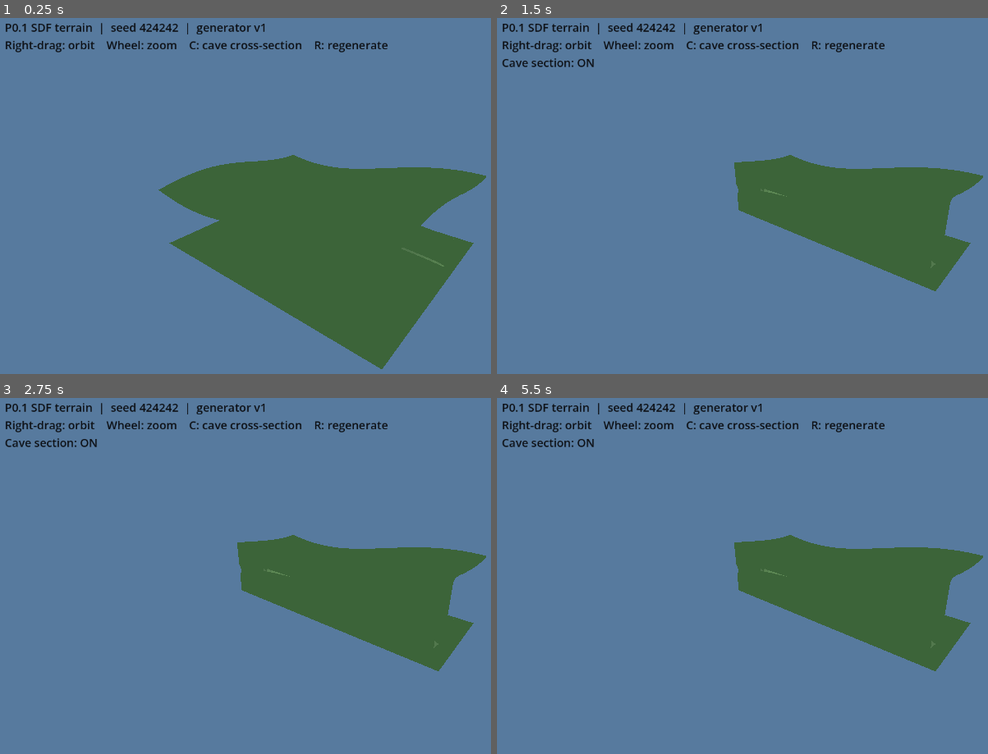
Above: before the commit, frames 1-4 (two rows, left to right).
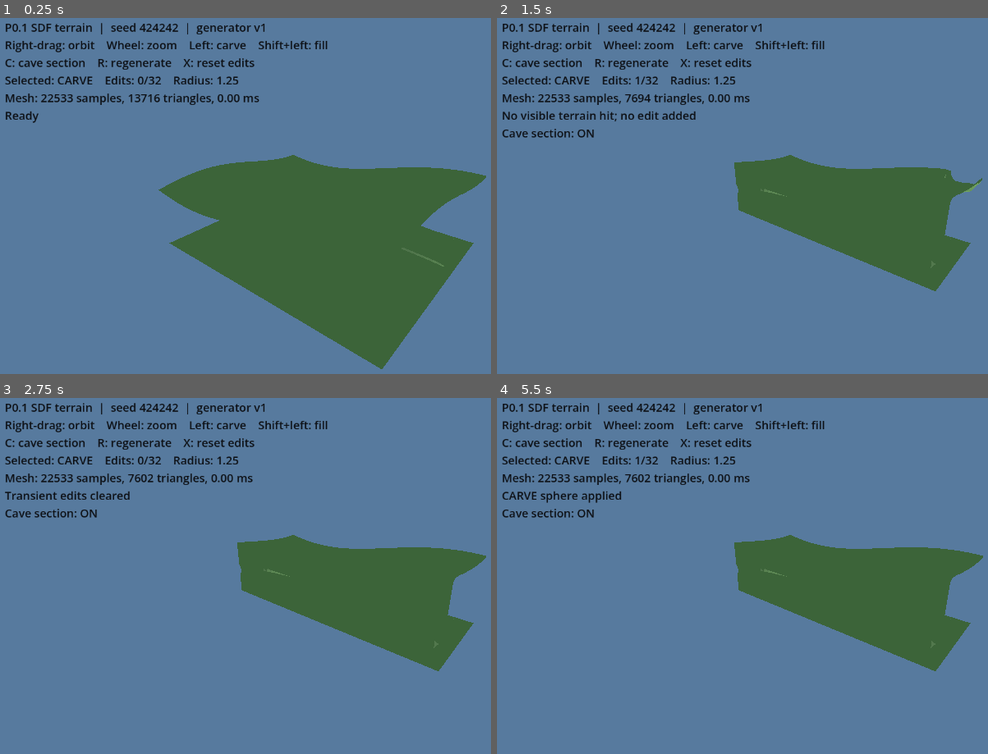
Above: after the commit, the same moments.

Repository: publiomcko-cloud/procedural-sandbox-simulation
Game: Godot game, scene res://scenes/terrain_demo.tscn
Same seed, same stepped clock (60 frames per second), same inputs: the game is played once before the commit and once after it.
Inputs (mouse positions are in pixels of both pictures, inside the frame that each line leads up to):
- Up to frame 1 (0.25 s): no input
- Up to frame 2 (1.5 s): tap Enter at 0.5 s; move the mouse to (963, 174) at 0.52 s; tap X at 0.6 s; click (963, 174) at 0.67 s; tap C at 0.8 s; tap Space at 1.25 s; drag from (688, 210) to (786, 267) at 1.27 s
- Up to frame 3 (2.75 s): tap Enter at 2 s; move the mouse to (387, 490) at 2.02 s; tap R at 2.1 s; click (387, 490) at 2.17 s; tap X at 2.3 s
- Up to frame 4 (5.5 s): tap Space at 2.75, 4.25 s; drag from (786, 647) to (619, 519) at 2.77 s; tap Enter at 3.5 s; move the mouse to (outside the picture) at 3.52 s; tap C at 3.6, 5.3 s; click (outside the picture) at 3.67 s; tap R at 3.8 s; drag from (619, 519) to (717, 479) at 4.27 s; move the mouse to (850, 572) at 5.02 s; tap X at 5.1 s; click (850, 572) at 5.17 s

The runs differ from the first frame. In frame 1, 2.1% of the frame differs, in the area x 1-79%, y 6-30%; in frame 2, 2.9%, in the area x 1-99%, y 6-50%; in frame 3, 2.5%; in frame 4, 2.5%.

Commit message:
Add interactive bounded SDF terrain brushes

Diff:
--- a/game/scenes/terrain_demo.tscn
+++ b/game/scenes/terrain_demo.tscn
@@ -40,6 +40,6 @@
 offset_left = 20.0
 offset_top = 18.0
 offset_right = 740.0
-offset_bottom = 92.0
+offset_bottom = 178.0
 theme_override_colors/font_color = Color(0.05, 0.06, 0.08, 1)
 theme_override_font_sizes/font_size = 20
--- a/game/scripts/terrain/marching_tetrahedra.gd
+++ b/game/scripts/terrain/marching_tetrahedra.gd
@@ -3,6 +3,7 @@
 
 ## Bounded single-region isosurface extraction. All sampled values are pure SDF data.
 const FIELD := preload("res://scripts/terrain/sdf_world.gd")
+const BRUSH_STATE_SCRIPT := preload("res://scripts/terrain/sdf_brush_edit_state.gd")
 const MIN_BOUND := Vector3(-1.0, -2.0, -1.0)
 const MAX_BOUND := Vector3(17.0, 8.0, 13.0)
 const STEP := 0.5
@@ -16,7 +17,12 @@
 ]
 
 
-static func build_mesh(seed: int, region_key: Vector2i, show_cave_section: bool = false) -> Dictionary:
+static func build_mesh(
+	seed: int,
+	region_key: Vector2i,
+	show_cave_section: bool = false,
+	brush_state: RefCounted = null
+) -> Dictionary:
 	var nx := int(round((MAX_BOUND.x - MIN_BOUND.x) / STEP)) + 1
 	var ny := int(round((MAX_BOUND.y - MIN_BOUND.y) / STEP)) + 1
 	var nz := int(round((MAX_BOUND.z - MIN_BOUND.z) / STEP)) + 1
@@ -26,7 +32,12 @@
 		for z in range(nz):
 			for x in range(nx):
 				var p := MIN_BOUND + Vector3(x, y, z) * STEP
-				values[_index(x, y, z, nx, nz)] = FIELD.sample_density(seed, region_key, p, show_cave_section)
+				var density: float
+				if brush_state is BRUSH_STATE_SCRIPT:
+					density = brush_state.sample_density(seed, region_key, p, show_cave_section)
+				else:
+					density = FIELD.sample_density(seed, region_key, p, show_cave_section)
+				values[_index(x, y, z, nx, nz)] = density
 
 	var positions := PackedVector3Array()
 	var normals := PackedVector3Array()
@@ -58,6 +69,12 @@
 		"triangle_count": triangle_count,
 		"sample_count": values.size(),
 	}
+
+
+static func contains_mesh_point(point: Vector3) -> bool:
+	return point.x >= MIN_BOUND.x and point.x <= MAX_BOUND.x \
+		and point.y >= MIN_BOUND.y and point.y <= MAX_BOUND.y \
+		and point.z >= MIN_BOUND.z and point.z <= MAX_BOUND.z
 
 
 static func _polygonize_tetra(
--- /dev/null
+++ b/game/scripts/terrain/sdf_brush_edit_state.gd
@@ -0,0 +1,63 @@
+class_name SdfBrushEditState
+extends RefCounted
+
+## Bounded transient sphere edits, stored as ordered data separate from scene nodes.
+const FIELD := preload("res://scripts/terrain/sdf_world.gd")
+const MAX_EDITS := 32
+const MIN_RADIUS := 0.45
+const MAX_RADIUS := 2.0
+
+enum Mode { CARVE, FILL }
+
+var _operations: Array[Dictionary] = []
+
+
+func add_sphere(mode: int, center: Vector3, radius: float) -> bool:
+	if _operations.size() >= MAX_EDITS:
+		return false
+	if mode != Mode.CARVE and mode != Mode.FILL:
+		return false
+	if not center.is_finite() or not is_finite(radius):
+		return false
+	if radius < MIN_RADIUS or radius > MAX_RADIUS:
+		return false
+	_operations.append({"mode": mode, "center": center, "radius": radius})
+	return true
+
+
+func clear() -> void:
+	_operations.clear()
+
+
+func get_edit_count() -> int:
+	return _operations.size()
+
+
+func get_operations_snapshot() -> Array[Dictionary]:
+	var snapshot: Array[Dictionary] = []
+	for operation in _operations:
+		snapshot.append(operation.duplicate())
+	return snapshot
+
+
+func sample_density(
+	world_seed: int,
+	region_key: Vector2i,
+	local_position: Vector3,
+	show_cave_section: bool = false
+) -> float:
+	var density: float = FIELD.sample_density(world_seed, region_key, local_position)
+	for operation in _operations:
+		var center: Vector3 = operation["center"]
+		var radius: float = operation["radius"]
+		var distance_to_surface := local_position.distance_to(center) - radius
+		if operation["mode"] == Mode.CARVE:
+			# density >= 0 is solid; min removes a spherical volume.
+			density = minf(density, distance_to_surface)
+		else:
+			# max adds the sphere interior to the solid field.
+			density = maxf(density, -distance_to_surface)
+	if show_cave_section:
+		# The section affects only this visualization sample, after canonical edits.
+		density = minf(density, 6.0 - local_position.z)
+	return density
--- /dev/null
+++ b/game/scripts/terrain/terrain_brush_picker.gd
@@ -0,0 +1,48 @@
+class_name TerrainBrushPicker
+extends RefCounted
+
+## Deterministic fixed-step ray/field intersection with a hard per-click work bound.
+const SAMPLE_STEP := 0.1
+const MAX_STEPS := 512
+const BISECTION_STEPS := 12
+
+
+
+static func pick_surface(
+	ray_origin: Vector3,
+	ray_direction: Vector3,
+	sample_field: Callable
+) -> Dictionary:
+	if not ray_origin.is_finite() or not ray_direction.is_finite() or ray_direction.length_squared() <= 0.000001:
+		return {"hit": false}
+	if not sample_field.is_valid():
+		return {"hit": false}
+
+	var direction := ray_direction.normalized()
+	var previous_distance := 0.0
+	var previous_density: float = sample_field.call(ray_origin)
+	if not is_finite(previous_density) or previous_density >= 0.0:
+		return {"hit": false}
+
+	for step_index in range(1, MAX_STEPS + 1):
+		var distance := float(step_index) * SAMPLE_STEP
+		var point := ray_origin + direction * distance
+		var density: float = sample_field.call(point)
+		if not is_finite(density):
+			return {"hit": false}
+		if density >= 0.0:
+			var empty_distance := previous_distance
+			var solid_distance := distance
+			for _iteration in range(BISECTION_STEPS):
+				var middle_distance := (empty_distance + solid_distance) * 0.5
+				var middle_point := ray_origin + direction * middle_distance
+				var middle_density: float = sample_field.call(middle_point)
+				if not is_finite(middle_density):
+					return {"hit": false}
+				if middle_density >= 0.0:
+					solid_distance = middle_distance
+				else:
+					empty_distance = middle_distance
+			return {"hit": true, "position": ray_origin + direction * solid_distance}
+		previous_distance = distance
+	return {"hit": false}
--- a/game/scripts/terrain/terrain_demo.gd
+++ b/game/scripts/terrain/terrain_demo.gd
@@ -2,8 +2,11 @@
 
 const TerrainField := preload("res://scripts/terrain/sdf_world.gd")
 const TerrainMesher := preload("res://scripts/terrain/marching_tetrahedra.gd")
+const BrushEditState := preload("res://scripts/terrain/sdf_brush_edit_state.gd")
+const BrushPicker := preload("res://scripts/terrain/terrain_brush_picker.gd")
 const WORLD_SEED := 424242
 const REGION_KEY := Vector2i.ZERO
+const BRUSH_RADIUS := 1.25
 
 @onready var terrain_mesh: MeshInstance3D = $Terrain
 @onready var camera: Camera3D = $Camera3D
@@ -13,6 +16,10 @@
 var orbit_target := Vector3(8.0, 3.1, 6.0)
 var orbit_offset := Vector3(14.0, 10.0, 18.0)
 var orbit_dragging := false
+var brush_edits: RefCounted = BrushEditState.new()
+var selected_brush_mode: int = BrushEditState.Mode.CARVE
+var last_brush_result := "Ready"
+var last_mesh_diagnostics: Dictionary = {}
 
 
 func _ready() -> void:
@@ -22,17 +29,20 @@
 
 
 func _unhandled_input(event: InputEvent) -> void:
-	if event is InputEventMouseButton and event.button_index == MOUSE_BUTTON_RIGHT:
-		orbit_dragging = event.pressed
+	if event is InputEventMouseButton:
+		if event.button_index == MOUSE_BUTTON_RIGHT:
+			orbit_dragging = event.pressed
+		elif event.pressed and event.button_index == MOUSE_BUTTON_LEFT:
+			selected_brush_mode = BrushEditState.Mode.FILL if event.shift_pressed else BrushEditState.Mode.CARVE
+			_apply_brush_at(event.position)
+		elif event.pressed and event.button_index == MOUSE_BUTTON_WHEEL_UP:
+			_set_orbit_distance(orbit_offset.length() * 0.9)
+		elif event.pressed and event.button_index == MOUSE_BUTTON_WHEEL_DOWN:
+			_set_orbit_distance(orbit_offset.length() * 1.1)
 	elif event is InputEventMouseMotion and orbit_dragging:
 		orbit_offset = orbit_offset.rotated(Vector3.UP, -event.relative.x * 0.006)
 		orbit_offset.y = clampf(orbit_offset.y - event.relative.y * 0.05, 2.0, 22.0)
 		_update_camera()
-	elif event is InputEventMouseButton and event.pressed:
-		if event.button_index == MOUSE_BUTTON_WHEEL_UP:
-			_set_orbit_distance(orbit_offset.length() * 0.9)
-		elif event.button_index == MOUSE_BUTTON_WHEEL_DOWN:
-			_set_orbit_distance(orbit_offset.length() * 1.1)
 	if event is InputEventKey and event.pressed and not event.echo:
 		if event.keycode == KEY_C:
 			cave_section_enabled = not cave_section_enabled
@@ -41,26 +51,76 @@
 		elif event.keycode == KEY_R:
 			_rebuild_terrain()
 			_update_status()
+		elif event.keycode == KEY_X:
+			brush_edits.clear()
+			last_brush_result = "Transient edits cleared"
+			_rebuild_terrain()
+			_update_status()
 
 
 func _rebuild_terrain() -> void:
-	var result: Dictionary = TerrainMesher.build_mesh(WORLD_SEED, REGION_KEY, cave_section_enabled)
+	var started_usec := Time.get_ticks_usec()
+	var result: Dictionary = TerrainMesher.build_mesh(
+		WORLD_SEED, REGION_KEY, cave_section_enabled, brush_edits
+	)
+	var elapsed_ms := float(Time.get_ticks_usec() - started_usec) / 1000.0
 	terrain_mesh.mesh = result["mesh"]
-	print("TERRAIN_MESH_READY: version=%d samples=%d triangles=%d cave_section=%s" % [
+	last_mesh_diagnostics = {
+		"sample_count": result["sample_count"],
+		"triangle_count": result["triangle_count"],
+		"elapsed_ms": elapsed_ms,
+	}
+	print("TERRAIN_MESH_READY: version=%d samples=%d triangles=%d elapsed_ms=%.3f edits=%d cave_section=%s" % [
 		TerrainField.GENERATOR_VERSION,
 		result["sample_count"],
 		result["triangle_count"],
+		elapsed_ms,
+		brush_edits.get_edit_count(),
 		cave_section_enabled,
 	])
 
 
 func _update_status() -> void:
-	status_label.text = "P0.1 SDF terrain  |  seed %d  |  generator v%d\nRight-drag: orbit    Wheel: zoom    C: cave cross-section    R: regenerate" % [
+	var selected_mode_name := "FILL" if selected_brush_mode == BrushEditState.Mode.FILL else "CARVE"
+	var diagnostics_line := "Mesh: pending"
+	if not last_mesh_diagnostics.is_empty():
+		diagnostics_line = "Mesh: %d samples, %d triangles, %.2f ms" % [
+			last_mesh_diagnostics["sample_count"],
+			last_mesh_diagnostics["triangle_count"],
+			last_mesh_diagnostics["elapsed_ms"],
+		]
+	status_label.text = "P0.1 SDF terrain  |  seed %d  |  generator v%d\nRight-drag: orbit    Wheel: zoom    Left: carve    Shift+left: fill\nC: cave section    R: regenerate    X: reset edits\nSelected: %s    Edits: %d/%d    Radius: %.2f\n%s\n%s" % [
 		WORLD_SEED,
 		TerrainField.GENERATOR_VERSION,
+		selected_mode_name,
+		brush_edits.get_edit_count(),
+		BrushEditState.MAX_EDITS,
+		BRUSH_RADIUS,
+		diagnostics_line,
+		last_brush_result,
 	]
 	if cave_section_enabled:
 		status_label.text += "\nCave section: ON"
+
+
+func _apply_brush_at(screen_position: Vector2) -> void:
+	var ray_origin := camera.project_ray_origin(screen_position)
+	var ray_direction := camera.project_ray_normal(screen_position)
+	var density_sampler := func(point: Vector3) -> float:
+		return brush_edits.sample_density(WORLD_SEED, REGION_KEY, point)
+	var pick: Dictionary = BrushPicker.pick_surface(ray_origin, ray_direction, density_sampler)
+	if not pick.get("hit", false) or not TerrainMesher.contains_mesh_point(pick["position"]):
+		last_brush_result = "No visible terrain hit; no edit added"
+		_update_status()
+		return
+	if not brush_edits.add_sphere(selected_brush_mode, pick["position"], BRUSH_RADIUS):
+		last_brush_result = "Edit limit reached or brush rejected; terrain unchanged"
+		_update_status()
+		return
+	var mode_name := "FILL" if selected_brush_mode == BrushEditState.Mode.FILL else "CARVE"
+	last_brush_result = "%s sphere applied" % mode_name
+	_rebuild_terrain()
+	_update_status()
 
 
 func _update_camera() -> void:
--- /dev/null
+++ b/game/tests/terrain_brush_tests.gd
@@ -0,0 +1,228 @@
+extends SceneTree
+
+const TerrainField := preload("res://scripts/terrain/sdf_world.gd")
+const TerrainMesher := preload("res://scripts/terrain/marching_tetrahedra.gd")
+const BrushEditState := preload("res://scripts/terrain/sdf_brush_edit_state.gd")
+const BrushPicker := preload("res://scripts/terrain/terrain_brush_picker.gd")
+
+var assertion_count := 0
+var failure_count := 0
+
+
+func _initialize() -> void:
+	call_deferred("_run_tests")
+
+
+func _run_tests() -> void:
+	_test_brush_field_contract()
+	_test_edit_bounds_and_reset()
+	_test_picker_contract()
+	await _test_viewport_interaction()
+	if failure_count == 0:
+		print("TERRAIN_BRUSH_PASS: assertions=%d failures=0" % assertion_count)
+	else:
+		push_error("TERRAIN_BRUSH_FAIL: assertions=%d failures=%d" % [assertion_count, failure_count])
+	quit(0 if failure_count == 0 else 1)
+
+
+func _test_brush_field_contract() -> void:
+	var region := Vector2i.ZERO
+	var cave_center: Vector2 = TerrainField.cave_center(424242, region, 8.0)
+	var open_point := Vector3(8.0, cave_center.y, cave_center.x)
+	var baseline: float = TerrainField.sample_density(424242, region, open_point)
+	var carve := BrushEditState.new()
+	var fill := BrushEditState.new()
+	_check(baseline < 0.0, "test carve point starts in empty field")
+	_check(carve.add_sphere(BrushEditState.Mode.CARVE, open_point, 1.25), "carve operation is accepted")
+	_check(fill.add_sphere(BrushEditState.Mode.FILL, open_point, 1.25), "fill operation is accepted")
+	_check(carve.sample_density(424242, region, open_point) < baseline, "carve decreases density at brush center")
+	_check(fill.sample_density(424242, region, open_point) > baseline, "fill increases density at brush center")
+	var remote_point := Vector3(-40.0, -35.0, -40.0)
+	_check(
+		is_equal_approx(carve.sample_density(424242, region, remote_point), TerrainField.sample_density(424242, region, remote_point)),
+		"brush leaves a distant sample unchanged"
+	)
+	var repeated := BrushEditState.new()
+	repeated.add_sphere(BrushEditState.Mode.CARVE, open_point, 1.25)
+	_check(
+		is_equal_approx(repeated.sample_density(424242, region, open_point), carve.sample_density(424242, region, open_point)),
+		"fixed seed and ordered edits produce repeatable samples"
+	)
+	var carve_then_fill := BrushEditState.new()
+	carve_then_fill.add_sphere(BrushEditState.Mode.CARVE, open_point, 1.25)
+	carve_then_fill.add_sphere(BrushEditState.Mode.FILL, open_point, 1.25)
+	var fill_then_carve := BrushEditState.new()
+	fill_then_carve.add_sphere(BrushEditState.Mode.FILL, open_point, 1.25)
+	fill_then_carve.add_sphere(BrushEditState.Mode.CARVE, open_point, 1.25)
+	_check(
+		not is_equal_approx(
+			carve_then_fill.sample_density(424242, region, open_point),
+			fill_then_carve.sample_density(424242, region, open_point)
+		),
+		"brush operations replay in insertion order"
+	)
+	var canonical_before_section: float = carve.sample_density(424242, region, Vector3(8.0, 4.0, 8.0))
+	var section_value: float = carve.sample_density(424242, region, Vector3(8.0, 4.0, 8.0), true)
+	_check(canonical_before_section != section_value, "cave section changes only the visualization sample")
+	_check(carve.get_edit_count() == 1, "visual cave section does not add or change brush edits")
+	var snapshot: Array[Dictionary] = carve.get_operations_snapshot()
+	snapshot[0]["radius"] = 99.0
+	_check(carve.get_operations_snapshot()[0]["radius"] == 1.25, "edit snapshots do not expose mutable canonical state")
+	var sculpt_mesh: Dictionary = TerrainMesher.build_mesh(424242, region, false, fill)
+	var base_mesh: Dictionary = TerrainMesher.build_mesh(424242, region)
+	var sculpt_vertices: PackedVector3Array = sculpt_mesh["mesh"].surface_get_arrays(0)[Mesh.ARRAY_VERTEX]
+	var base_vertices: PackedVector3Array = base_mesh["mesh"].surface_get_arrays(0)[Mesh.ARRAY_VERTEX]
+	_check(sculpt_vertices != base_vertices, "applying a sphere edit changes rebuilt mesh vertices")
+	_check(sculpt_mesh["triangle_count"] > 0 and sculpt_mesh["sample_count"] == base_mesh["sample_count"], "edited mesh remains bounded and nonempty")
+
+
+func _test_edit_bounds_and_reset() -> void:
+	var edits := BrushEditState.new()
+	var center := Vector3(8.0, 4.5, 6.0)
+	_check(not edits.add_sphere(BrushEditState.Mode.CARVE, center, BrushEditState.MIN_RADIUS - 0.01), "too-small radius is rejected")
+	_check(not edits.add_sphere(BrushEditState.Mode.CARVE, center, BrushEditState.MAX_RADIUS + 0.01), "too-large radius is rejected")
+	_check(not edits.add_sphere(99, center, 1.0), "unknown brush mode is rejected")
+	_check(not edits.add_sphere(BrushEditState.Mode.CARVE, Vector3(INF, 0.0, 0.0), 1.0), "non-finite brush center is rejected")
+	for _index in range(BrushEditState.MAX_EDITS):
+		_check(edits.add_sphere(BrushEditState.Mode.CARVE, center, 1.0), "bounded edit slot is accepted")
+	var count_before_rejection := edits.get_edit_count()
+	_check(not edits.add_sphere(BrushEditState.Mode.FILL, center, 1.0), "edit count limit rejects the next operation")
+	_check(edits.get_edit_count() == count_before_rejection, "rejected operation does not alter edit state")
+	var sample_before_reset: float = edits.sample_density(424242, Vector2i.ZERO, center)
+	var base_sample: float = TerrainField.sample_density(424242, Vector2i.ZERO, center)
+	_check(not is_equal_approx(sample_before_reset, base_sample), "accepted edits affect the field before reset")
+	edits.clear()
+	_check(edits.get_edit_count() == 0, "reset clears the transient ordered edit list")
+	_check(
+		is_equal_approx(edits.sample_density(424242, Vector2i.ZERO, center), base_sample),
+		"reset restores the original base density"
+	)
+
+
+func _test_picker_contract() -> void:
+	var samples := [0]
+	var all_empty := func(_point: Vector3) -> float:
+		samples[0] += 1
+		return -1.0
+	var no_hit: Dictionary = BrushPicker.pick_surface(Vector3.ZERO, Vector3.DOWN, all_empty)
+	_check(not no_hit["hit"], "ray with no field crossing reports no hit")
+	_check(samples[0] == BrushPicker.MAX_STEPS + 1, "no-hit ray terminates at the fixed work limit")
+	var non_finite := func(_point: Vector3) -> float:
+		return NAN
+	_check(not BrushPicker.pick_surface(Vector3.ZERO, Vector3.DOWN, non_finite)["hit"], "non-finite field sample fails closed")
+	var sample_field := func(point: Vector3) -> float:
+		return TerrainField.sample_density(424242, Vector2i.ZERO, point)
+	var vertical_hit: Dictionary = BrushPicker.pick_surface(Vector3(8.0, 10.0, 6.0), Vector3.DOWN, sample_field)
+	_check(vertical_hit["hit"], "fixed ray march finds the known terrain surface")
+	if vertical_hit["hit"]:
+		_check(TerrainMesher.contains_mesh_point(vertical_hit["position"]), "picked point belongs to the finite visible mesh bounds")
+		_check(absf(TerrainField.sample_density(424242, Vector2i.ZERO, vertical_hit["position"])) < 0.02, "picked point is refined close to the field surface")
+
+
+func _test_viewport_interaction() -> void:
+	var packed := load("res://scenes/terrain_demo.tscn") as PackedScene
+	_check(packed != null, "terrain scene loads for viewport edit test")
+	if packed == null:
+		return
+	var scene := packed.instantiate()
+	root.add_child(scene)
+	await process_frame
+	var camera: Camera3D = scene.get_node("Camera3D")
+	var edits: RefCounted = scene.get("brush_edits")
+	var start_mesh: ArrayMesh = scene.get_node("Terrain").mesh
+	var viewport_size := root.get_visible_rect().size
+	var click_position := viewport_size * 0.5
+	var carve_click := InputEventMouseButton.new()
+	carve_click.button_index = MOUSE_BUTTON_LEFT
+	carve_click.pressed = true
+	carve_click.position = click_position
+	root.push_input(carve_click, true)
+	await process_frame
+	_check(edits.get_edit_count() == 1, "viewport-dispatched left click ray-picks and applies a carve edit")
+	_check(scene.get("selected_brush_mode") == BrushEditState.Mode.CARVE, "left click selects carve mode")
+	var carved_mesh: ArrayMesh = scene.get_node("Terrain").mesh
+	_check(start_mesh != carved_mesh, "accepted carve rebuilds the live terrain mesh")
+	if start_mesh != null and carved_mesh != null:
+		_check(
+			start_mesh.surface_get_arrays(0)[Mesh.ARRAY_VERTEX] != carved_mesh.surface_get_arrays(0)[Mesh.ARRAY_VERTEX],
+			"viewport carve visibly changes generated geometry"
+		)
+	_check(scene.get("last_mesh_diagnostics").has("elapsed_ms"), "mesh rebuild diagnostics include elapsed time")
+	_check(scene.get("last_mesh_diagnostics")["triangle_count"] > 0, "mesh rebuild diagnostics include triangle count")
+
+	var fill_click := InputEventMouseButton.new()
+	fill_click.button_index = MOUSE_BUTTON_LEFT
+	fill_click.pressed = true
+	fill_click.shift_pressed = true
+	fill_click.position = click_position + Vector2(4.0, 0.0)
+	root.push_input(fill_click, true)
+	await process_frame
+	_check(edits.get_edit_count() == 2, "viewport-dispatched Shift+left click applies fill")
+	_check(scene.get("selected_brush_mode") == BrushEditState.Mode.FILL, "Shift+left click selects fill mode")
+	var mode_label: String = scene.get_node("CanvasLayer/Status").text
+	_check(mode_label.contains("Selected: FILL") and mode_label.contains("Edits: 2/32"), "HUD reports selected mode and edit count")
+
+	var operations_before_section: Array[Dictionary] = edits.get_operations_snapshot()
+	var section_event := InputEventKey.new()
+	section_event.keycode = KEY_C
+	section_event.pressed = true
+	root.push_input(section_event)
+	await process_frame
+	_check(scene.get("cave_section_enabled"), "viewport C shortcut enables the visualization section")
+	_check(edits.get_operations_snapshot() == operations_before_section, "C does not mutate canonical brush edits")
+	var section_mesh: ArrayMesh = scene.get_node("Terrain").mesh
+
+	var regenerate := InputEventKey.new()
+	regenerate.keycode = KEY_R
+	regenerate.pressed = true
+	root.push_input(regenerate)
+	await process_frame
+	_check(edits.get_edit_count() == 2, "R regeneration retains accepted edits")
+	_check(scene.get_node("Terrain").mesh != section_mesh, "R rebuilds the finite mesh")
+
+	var initial_camera_position := camera.position
+	var right_down := InputEventMouseButton.new()
+	right_down.button_index = MOUSE_BUTTON_RIGHT
+	right_down.pressed = true
+	right_down.position = Vector2(30.0, 30.0)
+	root.push_input(right_down, true)
+	await process_frame
+	var drag := InputEventMouseMotion.new()
+	drag.position = Vector2(50.0, 40.0)
+	drag.relative = Vector2(20.0, 10.0)
+	drag.button_mask = MOUSE_BUTTON_MASK_RIGHT
+	root.push_input(drag, true)
+	await process_frame
+	_check(not camera.position.is_equal_approx(initial_camera_position), "right-drag remains routed through viewport around the HUD")
+	var right_up := InputEventMouseButton.new()
+	right_up.button_index = MOUSE_BUTTON_RIGHT
+	right_up.pressed = false
+	right_up.position = Vector2(50.0, 40.0)
+	root.push_input(right_up, true)
+	await process_frame
+	var distance_before_zoom: float = camera.position.distance_to(Vector3(8.0, 3.1, 6.0))
+	var zoom_event := InputEventMouseButton.new()
+	zoom_event.button_index = MOUSE_BUTTON_WHEEL_UP
+	zoom_event.pressed = true
+	zoom_event.position = click_position
+	root.push_input(zoom_event, true)
+	await process_frame
+	_check(camera.position.distance_to(Vector3(8.0, 3.1, 6.0)) < distance_before_zoom, "wheel zoom remains functional through the viewport")
+
+	var reset := InputEventKey.new()
+	reset.keycode = KEY_X
+	reset.pressed = true
+	root.push_input(reset)
+	await process_frame
+	_check(edits.get_edit_count() == 0, "viewport X shortcut clears transient edits")
+	_check(scene.get("cave_section_enabled"), "reset preserves cave-section visualization mode")
+	_check(scene.get_node("Terrain").mesh != null, "reset rebuilds the base terrain")
+	scene.queue_free()
+	await process_frame
+
+
+func _check(condition: bool, label: String) -> void:
+	assertion_count += 1
+	if not condition:
+		failure_count += 1
+		push_error("ASSERTION FAILED: " + label)
Not shown, added: game/scripts/terrain/sdf_brush_edit_state.gd.uid
Not shown, added: game/scripts/terrain/terrain_brush_picker.gd.uid
Not shown, added: game/tests/terrain_brush_tests.gd.uid
Not shown, changed: scripts/validate.ps1
